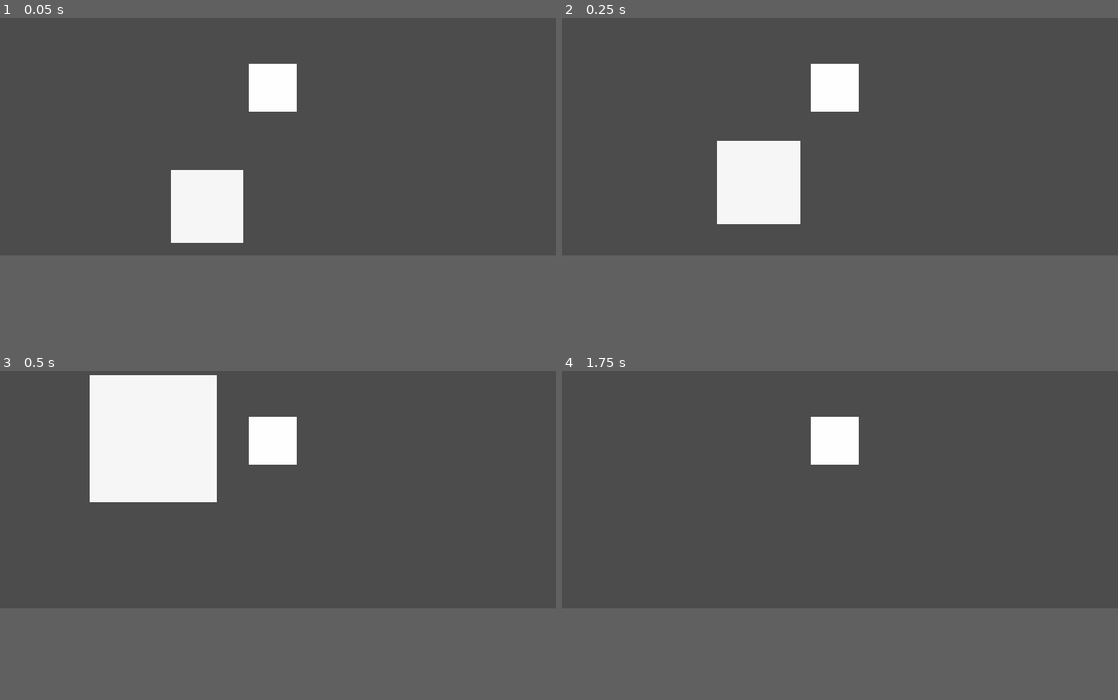
Above: before the commit, frames 1-4 (two rows, left to right).
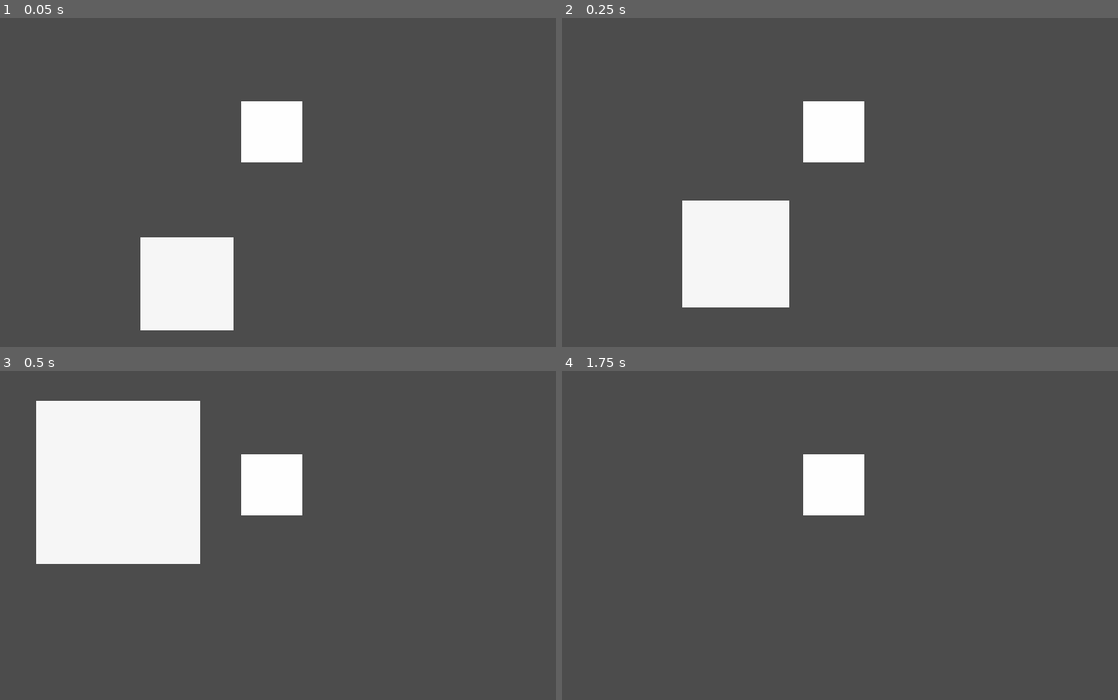
Above: after the commit, the same moments.

Repository: jakeonaut/endless-fantasy-dungeon
Game: Godot game, scene res://Scene.tscn
The game is run twice, just before and just after one commit, with the same random seed, the same clock (stepped at 60 frames per second) and the same inputs.
Inputs (mouse positions are in pixels of both pictures, inside the frame that each line leads up to):
- Up to frame 1 (0.05 s): no input
- Up to frame 2 (0.25 s): no input
- Up to frame 3 (0.5 s): no input
- Up to frame 4 (1.75 s): move the mouse to (962, 430) at 0.52 s; hold Right (ui_right) 0.53-1.28 s; click (962, 430) at 0.67 s; tap Enter at 1.25 s; move the mouse to (728, 463) at 1.27 s; hold Down (ui_down) from 1.28 s (still down); click (728, 463) at 1.42 s
In our replay, the window is 800x468 before the commit and 800x600 after it. These sizes can differ from the game's own. Grey fills any space a smaller window leaves; there, only what the larger window draws over its background counts as a difference.

The runs differ from the first frame. In frame 1, 10% of the frame differs, in the area x 25-55%, y 13-95%; in frame 2, 11%; in frame 3, 14%, in the area x 6-55%, y 1-59%; in frame 4, 2.8%.

Commit message:
clicking NPC now plays a sound and renders an undismissable text box

Diff:
--- /dev/null
+++ b/CollisionShape.gd
@@ -0,0 +1,11 @@
+extends CollisionShape
+
+
+func _ready():
+	set_process_input(true)
+
+func _input_event(viewport, ev, shape_idx):
+    if ev is InputEventMouseButton \
+    and ev.button_index == BUTTON_LEFT \
+    and ev.pressed:
+        print("Clicked")
--- /dev/null
+++ b/Dialog.gd
@@ -0,0 +1,10 @@
+extends Node
+
+# class member variables go here, for example:
+# var a = 2
+# var b = "textvar"
+
+func _ready():
+	# Called every time the node is added to the scene.
+	# Initialization here
+	pass
--- /dev/null
+++ b/Dialog.tscn
@@ -0,0 +1,100 @@
+[gd_scene load_steps=6 format=2]
+
+[ext_resource path="res://assets/mini.png" type="Texture" id=1]
+[ext_resource path="res://assets/Quirk.ttf" type="DynamicFontData" id=2]
+
+[sub_resource type="Gradient" id=1]
+
+offsets = PoolRealArray( 0, 1 )
+colors = PoolColorArray( 0.0999756, 0.609375, 0.609375, 1, 0.614076, 0.247192, 0.703125, 1 )
+_sections_unfolded = [ "Resource" ]
+
+[sub_resource type="GradientTexture" id=2]
+
+flags = 4
+gradient = SubResource( 1 )
+width = 2048
+
+[sub_resource type="DynamicFont" id=3]
+
+size = 86
+use_mipmaps = false
+use_filter = false
+extra_spacing_top = 16
+extra_spacing_char = 2
+extra_spacing_space = 2
+font_data = ExtResource( 2 )
+_sections_unfolded = [ "Extra Spacing", "Font", "Settings" ]
+
+[node name="Node" type="Node"]
+
+[node name="TextBox" type="TextureRect" parent="." index="0"]
+
+anchor_left = 0.0
+anchor_top = 0.0
+anchor_right = 0.0
+anchor_bottom = 0.0
+margin_right = 1726.0
+margin_bottom = 489.0
+rect_pivot_offset = Vector2( 0, 0 )
+mouse_filter = 1
+mouse_default_cursor_shape = 0
+size_flags_horizontal = 1
+size_flags_vertical = 1
+texture = SubResource( 2 )
+expand = true
+stretch_mode = 0
+
+[node name="Portrait" type="TextureRect" parent="TextBox" index="0"]
+
+anchor_left = 0.0
+anchor_top = 0.0
+anchor_right = 0.0
+anchor_bottom = 0.0
+margin_left = 34.0
+margin_top = 28.0
+margin_right = 454.0
+margin_bottom = 448.0
+rect_pivot_offset = Vector2( 0, 0 )
+mouse_filter = 1
+mouse_default_cursor_shape = 0
+size_flags_horizontal = 1
+size_flags_vertical = 1
+texture = ExtResource( 1 )
+expand = true
+stretch_mode = 0
+_sections_unfolded = [ "Rect" ]
+
+[node name="Text" type="RichTextLabel" parent="TextBox" index="1"]
+
+anchor_left = 0.0
+anchor_top = 0.0
+anchor_right = 0.0
+anchor_bottom = 0.0
+margin_left = 503.0
+margin_top = 38.0
+margin_right = 1662.0
+margin_bottom = 442.0
+rect_pivot_offset = Vector2( 0, 0 )
+rect_clip_content = true
+mouse_filter = 0
+mouse_default_cursor_shape = 0
+size_flags_horizontal = 3
+size_flags_vertical = 3
+custom_fonts/normal_font = SubResource( 3 )
+bbcode_enabled = false
+bbcode_text = "yo what up
+hey mu dude
+???????? so why???"
+visible_characters = -1
+percent_visible = 1.0
+meta_underlined = true
+tab_size = 4
+text = "yo what up
+hey mu dude
+???????? so why???"
+scroll_active = true
+scroll_following = false
+selection_enabled = false
+override_selected_font_color = false
+_sections_unfolded = [ "BBCode", "Margin", "custom_fonts" ]
--- /dev/null
+++ b/NPCBody.gd
@@ -0,0 +1,15 @@
+extends KinematicBody
+
+onready var dialogSound = get_node("DialogSound")
+onready var textBox = get_node("NPC TextBox")
+
+func _ready():
+	set_process_input(true)
+	textBox.hide()
+
+func _input_event(camera, event, click_position, click_normal, shape_idx):
+	if event is InputEventMouseButton \
+	and event.button_index == BUTTON_LEFT \
+	and event.pressed:
+		textBox.show()
+		dialogSound.play()
--- /dev/null
+++ b/NPCTextBox.gd
@@ -0,0 +1,10 @@
+extends TextureRect
+
+func _ready():
+	set_process_input(true)
+
+func _input_event(camera, event, click_position, click_normal, shape_idx):
+	if event is InputEventMouseButton \
+	and event.button_index == BUTTON_LEFT \
+	and event.pressed:
+		self.hide()
--- a/Scene.tscn
+++ b/Scene.tscn
@@ -1,12 +1,15 @@
-[gd_scene load_steps=12 format=2]
+[gd_scene load_steps=15 format=2]
 
 [ext_resource path="res://tiles.tres" type="MeshLibrary" id=1]
 [ext_resource path="res://DogBody.gd" type="Script" id=2]
 [ext_resource path="res://assets/Image60000.png" type="Texture" id=3]
 [ext_resource path="res://DogSprite.gd" type="Script" id=4]
 [ext_resource path="res://MouseCamera.gd" type="Script" id=5]
-[ext_resource path="res://assets/Imag20000.png" type="Texture" id=6]
-[ext_resource path="res://NPCSprite.gd" type="Script" id=7]
+[ext_resource path="res://NPCBody.gd" type="Script" id=6]
+[ext_resource path="res://assets/Imag20000.png" type="Texture" id=7]
+[ext_resource path="res://NPCSprite.gd" type="Script" id=8]
+[ext_resource path="res://assets/sounds/pop.wav" type="AudioStream" id=9]
+[ext_resource path="res://TextBox.tscn" type="PackedScene" id=10]
 
 [sub_resource type="BoxShape" id=1]
 
@@ -123,7 +126,7 @@
 
 [node name="Node" type="Node" index="0"]
 
-[node name="GridMap" type="GridMap" parent="." index="0"]
+[node name="Level Tiles" type="GridMap" parent="." index="0"]
 
 theme = ExtResource( 1 )
 cell_size = Vector3( 2, 2, 2 )
@@ -142,34 +145,7 @@
 "_editor_floor_": Vector3( 0, 2, 0 )
 }
 
-[node name="DirectionalLight" type="DirectionalLight" parent="." index="1"]
-
-transform = Transform( 0.97942, -0.201817, -0.00250381, 0.0896381, 0.423831, 0.901295, -0.180836, -0.88297, 0.433199, -0.0224367, 11.0755, 10.2577 )
-layers = 1
-light_color = Color( 1, 1, 1, 1 )
-light_energy = 1.0
-light_indirect_energy = 1.0
-light_negative = false
-light_specular = 0.5
-light_bake_mode = 1
-light_cull_mask = -1
-shadow_enabled = false
-shadow_color = Color( 0, 0, 0, 1 )
-shadow_bias = 0.1
-shadow_contact = 0.0
-shadow_reverse_cull_face = false
-editor_only = false
-directional_shadow_mode = 2
-directional_shadow_split_1 = 0.1
-directional_shadow_split_2 = 0.2
-directional_shadow_split_3 = 0.5
-directional_shadow_blend_splits = false
-directional_shadow_normal_bias = 0.8
-directional_shadow_bias_split_scale = 0.25
-directional_shadow_depth_range = 0
-directional_shadow_max_distance = 200.0
-
-[node name="Player" type="KinematicBody" parent="." index="2"]
+[node name="Player" type="KinematicBody" parent="." index="1"]
 
 transform = Transform( 1, 0, 0, 0, 1, 0, 0, 0, 1, 0, 3.14603, 0 )
 input_ray_pickable = true
@@ -228,7 +204,34 @@
 transform = Transform( 0.750644, 0, 0.660706, 0, 1, 0, -0.660706, 0, 0.750644, 0, 0, 0 )
 script = ExtResource( 5 )
 
-[node name="Camera" type="Camera" parent="Player/CollisionShape/Sprite3D/Spatial" index="0"]
+[node name="The Sun" type="DirectionalLight" parent="Player/CollisionShape/Sprite3D/Spatial" index="0"]
+
+transform = Transform( 0.854676, 0.431891, -0.288097, 0.0896381, 0.423831, 0.901295, 0.511366, -0.796139, 0.323524, -6.79417, 7.79351, 7.68507 )
+layers = 1
+light_color = Color( 1, 1, 1, 1 )
+light_energy = 1.0
+light_indirect_energy = 1.0
+light_negative = false
+light_specular = 0.5
+light_bake_mode = 1
+light_cull_mask = -1
+shadow_enabled = false
+shadow_color = Color( 0, 0, 0, 1 )
+shadow_bias = 0.1
+shadow_contact = 0.0
+shadow_reverse_cull_face = false
+editor_only = false
+directional_shadow_mode = 2
+directional_shadow_split_1 = 0.1
+directional_shadow_split_2 = 0.2
+directional_shadow_split_3 = 0.5
+directional_shadow_blend_splits = false
+directional_shadow_normal_bias = 0.8
+directional_shadow_bias_split_scale = 0.25
+directional_shadow_depth_range = 0
+directional_shadow_max_distance = 200.0
+
+[node name="Camera" type="Camera" parent="Player/CollisionShape/Sprite3D/Spatial" index="1"]
 
 transform = Transform( 0.999998, -2.98023e-08, 0, 0, 0.730189, 0.683244, -2.98023e-08, -0.683244, 0.730187, 0.265115, 9.09133, 10.1398 )
 keep_aspect = 1
@@ -244,7 +247,7 @@
 near = 0.1
 far = 100.0
 
-[node name="NPC" type="KinematicBody" parent="." index="3"]
+[node name="NPC" type="KinematicBody" parent="." index="2"]
 
 transform = Transform( 1, 0, 0, 0, 1, 0, 0, 0, 1, 2.48445, 3.2514, 6.20847 )
 input_ray_pickable = true
@@ -258,6 +261,7 @@
 axis_lock_angular_y = false
 axis_lock_angular_z = false
 collision/safe_margin = 0.001
+script = ExtResource( 6 )
 
 [node name="CollisionShape" type="CollisionShape" parent="NPC" index="0"]
 
@@ -288,11 +292,21 @@
 shaded = false
 double_sided = true
 alpha_cut = 0
-texture = ExtResource( 6 )
+texture = ExtResource( 7 )
 vframes = 2
 hframes = 2
 frame = 0
 region_enabled = false
 region_rect = Rect2( 0, 0, 0, 0 )
-script = ExtResource( 7 )
+script = ExtResource( 8 )
 _sections_unfolded = [ "Animation", "Flags", "Geometry", "LOD", "Region", "Transform" ]
+
+[node name="DialogSound" type="AudioStreamPlayer" parent="NPC" index="1"]
+
+stream = ExtResource( 9 )
+volume_db = 0.0
+autoplay = false
+mix_target = 0
+bus = "Master"
+
+[node name="NPC TextBox" parent="NPC" index="2" instance=ExtResource( 10 )]
--- /dev/null
+++ b/TextBox.tscn
@@ -0,0 +1,99 @@
+[gd_scene load_steps=6 format=2]
+
+[ext_resource path="res://assets/mini.png" type="Texture" id=1]
+[ext_resource path="res://assets/Quirk.ttf" type="DynamicFontData" id=2]
+
+[sub_resource type="Gradient" id=1]
+
+offsets = PoolRealArray( 0, 1 )
+colors = PoolColorArray( 0.0999756, 0.609375, 0.609375, 1, 0.614076, 0.247192, 0.703125, 1 )
+_sections_unfolded = [ "Resource" ]
+
+[sub_resource type="GradientTexture" id=2]
+
+flags = 4
+gradient = SubResource( 1 )
+width = 2048
+
+[sub_resource type="DynamicFont" id=3]
+
+size = 42
+use_mipmaps = false
+use_filter = false
+extra_spacing_top = 16
+extra_spacing_char = 2
+extra_spacing_space = 2
+font_data = ExtResource( 2 )
+_sections_unfolded = [ "Extra Spacing", "Font", "Settings" ]
+
+[node name="TextBox" type="TextureRect"]
+
+anchor_left = 0.0
+anchor_top = 0.0
+anchor_right = 0.0
+anchor_bottom = 0.0
+margin_right = 620.0
+margin_bottom = 215.0
+rect_pivot_offset = Vector2( 0, 0 )
+mouse_filter = 1
+mouse_default_cursor_shape = 0
+size_flags_horizontal = 1
+size_flags_vertical = 1
+texture = SubResource( 2 )
+expand = true
+stretch_mode = 0
+_sections_unfolded = [ "Rect" ]
+
+[node name="Portrait" type="TextureRect" parent="." index="0"]
+
+anchor_left = 0.0
+anchor_top = 0.0
+anchor_right = 0.0
+anchor_bottom = 0.0
+margin_left = 31.0
+margin_top = 25.0
+margin_right = 181.0
+margin_bottom = 175.0
+rect_pivot_offset = Vector2( 0, 0 )
+mouse_filter = 1
+mouse_default_cursor_shape = 0
+size_flags_horizontal = 1
+size_flags_vertical = 1
+texture = ExtResource( 1 )
+expand = true
+stretch_mode = 0
+_sections_unfolded = [ "Rect" ]
+
+[node name="Text" type="RichTextLabel" parent="." index="1"]
+
+anchor_left = 0.0
+anchor_top = 0.0
+anchor_right = 0.0
+anchor_bottom = 0.0
+margin_left = 199.0
+margin_top = 14.0
+margin_right = 608.0
+margin_bottom = 205.0
+rect_pivot_offset = Vector2( 0, 0 )
+rect_clip_content = true
+mouse_filter = 0
+mouse_default_cursor_shape = 0
+size_flags_horizontal = 3
+size_flags_vertical = 3
+custom_fonts/normal_font = SubResource( 3 )
+bbcode_enabled = false
+bbcode_text = "yo what up
+hey mu dude
+???????? so why???"
+visible_characters = -1
+percent_visible = 1.0
+meta_underlined = true
+tab_size = 4
+text = "yo what up
+hey mu dude
+???????? so why???"
+scroll_active = true
+scroll_following = false
+selection_enabled = false
+override_selected_font_color = false
+_sections_unfolded = [ "BBCode", "Margin", "custom_fonts" ]
--- a/project.godot
+++ b/project.godot
@@ -10,11 +10,15 @@
 
 [application]
 
-config/name="glitch dungeon crystal"
+config/name="crystal dungeon"
 run/main_scene="res://Scene.tscn"
 icon="res://icon.png"
 main_scene="res://Scene.tscn"
 name="3d3demo"
+
+[display]
+
+window/size/height=768
 
 [input]
 
Binary file added: assets/Quirk.ttf
Binary file added: assets/Sakred.ttf
Binary file added: assets/Ubble.ttf
Not shown, added: assets/sounds/pop.wav.import
Not shown, added: assets/sounds/pop.wav
